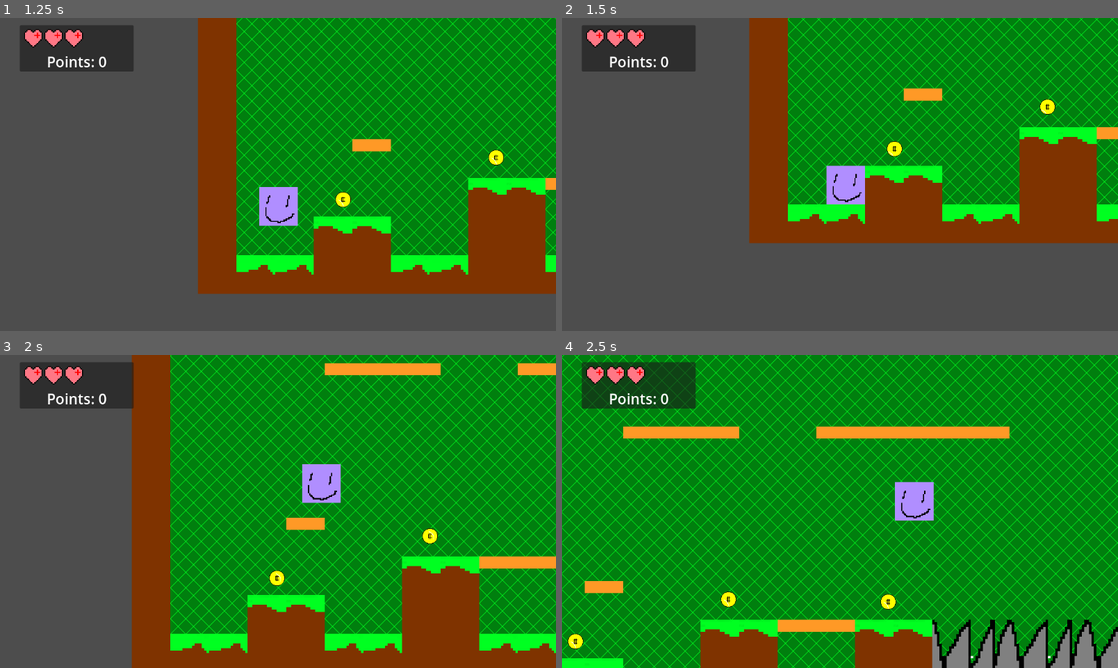
Above: before the commit, frames 1-4 (two rows, left to right).
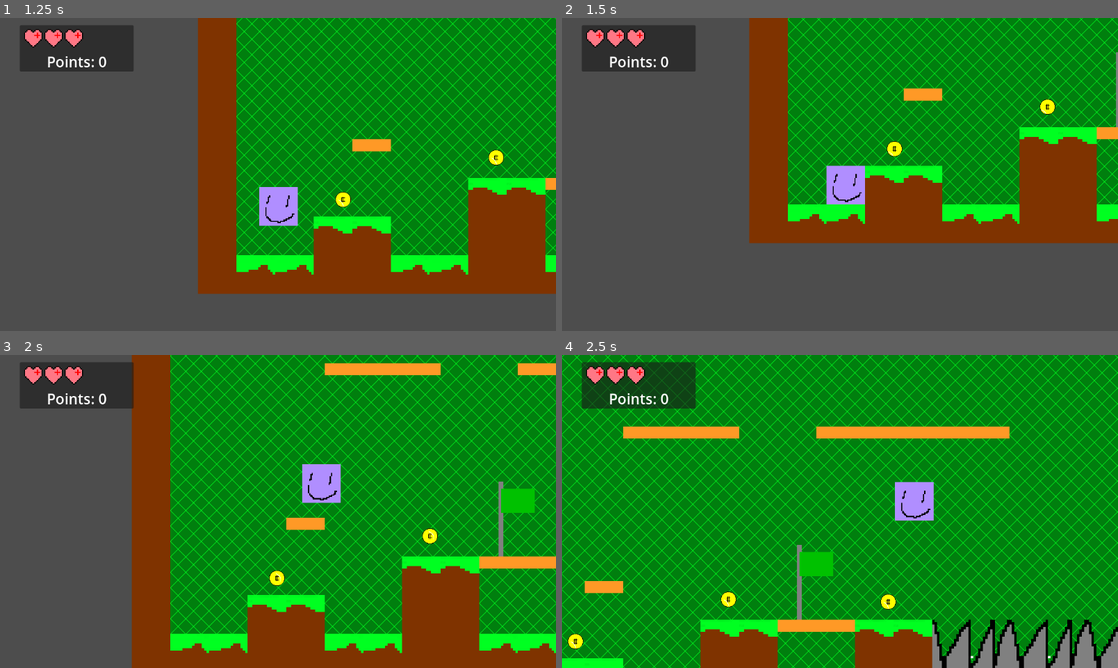
Above: after the commit, the same moments.

Repository: CWmain/Platformer
Game: Godot game, scene res://gui/level_select.tscn
Two runs of this game, one before a commit and one after it. Both use one fixed random seed, a clock stepped at 60 frames per second and the inputs below.
Inputs (mouse positions are in pixels of both pictures, inside the frame that each line leads up to):
- Up to frame 1 (1.25 s): click "Level_1" at 0.5 s
- Up to frame 2 (1.5 s): move the mouse to (962, 158) at 1.27 s; hold Right (right) from 1.28 s (still down)
- Up to frame 3 (2 s): keep holding Right (right); tap Space (jump) at 1.52 s
- Up to frame 4 (2.5 s): keep holding Right (right); move the mouse to (728, 527) at 2.02 s; tap Space (jump) at 2.27 s

Frame 1 is identical in both runs. In frame 2, less than 0.1% of the frame differs, in the area x 99-100%, y 10-35%; in frame 3, 0.6%, in the area x 89-97%, y 40-65%; in frame 4, 0.6%.

Commit message:
Basic building blocks of checkpoint

Diff:
--- /dev/null
+++ b/Platformer/GameObjects/checkpoint.gd
@@ -0,0 +1,10 @@
+extends Node2D
+
+
+
+
+func _on_area_2d_body_entered(body):
+	if (body.name == "Player"):
+		print("Do Checkpoint stuff")
+
+	pass # Replace with function body.
--- /dev/null
+++ b/Platformer/GameObjects/checkpoint.tscn
@@ -0,0 +1,69 @@
+[gd_scene load_steps=10 format=3 uid="uid://ffci5yn1m8nd"]
+
+[ext_resource type="Texture2D" uid="uid://cywhrfmugftia" path="res://GameObjects/checkpoint.png" id="1_g45vg"]
+[ext_resource type="Script" path="res://GameObjects/checkpoint.gd" id="1_muvl1"]
+
+[sub_resource type="AtlasTexture" id="AtlasTexture_uc4lq"]
+atlas = ExtResource("1_g45vg")
+region = Rect2(0, 0, 16, 32)
+
+[sub_resource type="AtlasTexture" id="AtlasTexture_a2om1"]
+atlas = ExtResource("1_g45vg")
+region = Rect2(16, 0, 16, 32)
+
+[sub_resource type="AtlasTexture" id="AtlasTexture_kbwok"]
+atlas = ExtResource("1_g45vg")
+region = Rect2(32, 0, 16, 32)
+
+[sub_resource type="AtlasTexture" id="AtlasTexture_iqkm3"]
+atlas = ExtResource("1_g45vg")
+region = Rect2(48, 0, 16, 32)
+
+[sub_resource type="AtlasTexture" id="AtlasTexture_qjut2"]
+atlas = ExtResource("1_g45vg")
+region = Rect2(64, 0, 16, 32)
+
+[sub_resource type="SpriteFrames" id="SpriteFrames_g6hhq"]
+animations = [{
+"frames": [{
+"duration": 1.0,
+"texture": SubResource("AtlasTexture_uc4lq")
+}, {
+"duration": 1.0,
+"texture": SubResource("AtlasTexture_a2om1")
+}, {
+"duration": 1.0,
+"texture": SubResource("AtlasTexture_kbwok")
+}, {
+"duration": 1.0,
+"texture": SubResource("AtlasTexture_iqkm3")
+}, {
+"duration": 1.0,
+"texture": SubResource("AtlasTexture_qjut2")
+}],
+"loop": false,
+"name": &"default",
+"speed": 5.0
+}]
+
+[sub_resource type="RectangleShape2D" id="RectangleShape2D_lgq2u"]
+size = Vector2(20, 53)
+
+[node name="Checkpoint" type="Node2D"]
+script = ExtResource("1_muvl1")
+
+[node name="AnimatedSprite2D" type="AnimatedSprite2D" parent="."]
+texture_filter = 1
+sprite_frames = SubResource("SpriteFrames_g6hhq")
+frame = 4
+frame_progress = 1.0
+speed_scale = 3.0
+
+[node name="Area2D" type="Area2D" parent="."]
+collision_layer = 0
+
+[node name="CollisionShape2D" type="CollisionShape2D" parent="Area2D"]
+position = Vector2(0, -10.5)
+shape = SubResource("RectangleShape2D_lgq2u")
+
+[connection signal="body_entered" from="Area2D" to="." method="_on_area_2d_body_entered"]
--- a/Platformer/levels/Level_1.tscn
+++ b/Platformer/levels/Level_1.tscn
@@ -9,6 +9,7 @@
 [ext_resource type="PackedScene" uid="uid://bp1nlmyq3t7wb" path="res://main_character.tscn" id="6_2s6l2"]
 [ext_resource type="PackedScene" uid="uid://deqfci0e0t815" path="res://GameObjects/coin.tscn" id="7_8n6jj"]
 [ext_resource type="PackedScene" uid="uid://ec1nu5pvsqak" path="res://GameObjects/spikey.tscn" id="9_ytmgy"]
+[ext_resource type="PackedScene" uid="uid://ffci5yn1m8nd" path="res://GameObjects/checkpoint.tscn" id="10_grv82"]
 
 [sub_resource type="TileSetAtlasSource" id="TileSetAtlasSource_bnije"]
 texture = ExtResource("3_hejdp")
@@ -125,6 +126,7 @@
 [node name="Camera2D" type="Camera2D" parent="SceneObjects/Player"]
 position = Vector2(-0.200001, 0.199995)
 scale = Vector2(0.2, 0.2)
+process_callback = 0
 position_smoothing_enabled = true
 position_smoothing_speed = 7.0
 
@@ -142,3 +144,7 @@
 [node name="spikey" parent="SceneObjects" instance=ExtResource("9_ytmgy")]
 position = Vector2(960, 343)
 scale = Vector2(40, 1)
+
+[node name="Checkpoint" parent="." instance=ExtResource("10_grv82")]
+position = Vector2(715, 240)
+scale = Vector2(5, 5)
--- a/Platformer/main_character.tscn
+++ b/Platformer/main_character.tscn
@@ -10,7 +10,8 @@
 [node name="CharacterBody2D" type="CharacterBody2D"]
 texture_filter = 1
 scale = Vector2(5, 5)
-collision_mask = 3
+collision_layer = 5
+collision_mask = 7
 script = ExtResource("1_63o6y")
 
 [node name="chain" type="TextureRect" parent="."]
--- a/Platformer/project.godot
+++ b/Platformer/project.godot
@@ -60,3 +60,4 @@
 [layer_names]
 
 2d_physics/layer_2="Pass"
+2d_physics/layer_3="Checkpoint"
Binary file added: Platformer/GameObjects/Flag/flagDown.png
Not shown, added: Platformer/GameObjects/Flag/flagDown.png.import
Binary file added: Platformer/GameObjects/Flag/flagUp.png
Not shown, added: Platformer/GameObjects/Flag/flagUp.png.import
Binary file added: Platformer/GameObjects/checkpoint.png
Not shown, added: Platformer/GameObjects/checkpoint.png.import
Not shown: 1 places in Platformer/levels/Level_1.tscn that only renumber resources
